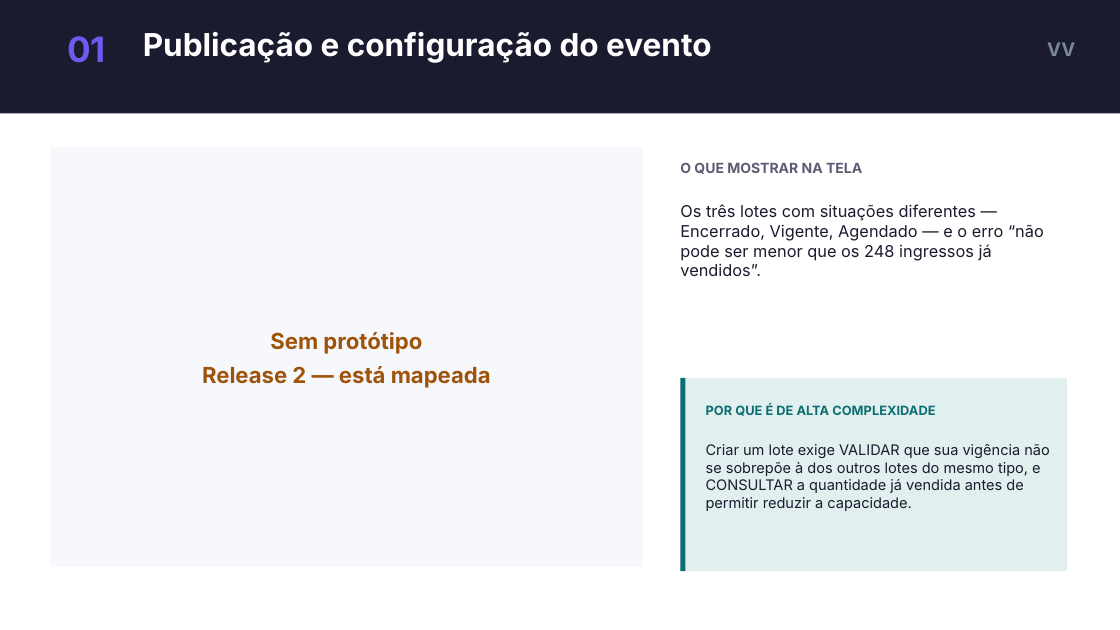
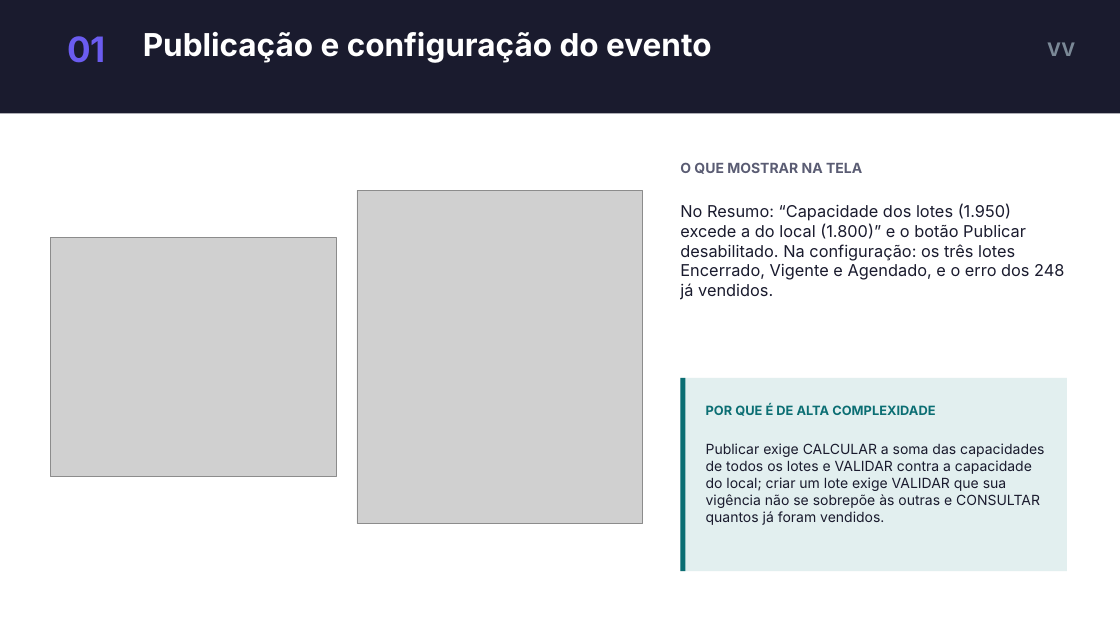
Before and after one commit to dudumalheiros/BilhetePass, a slide deck: slide 5 of docs/slides/BilhetePass-apresentacao.pptx. Drawn at 1120x630 pixels with LibreOffice and Linux fonts; fonts in the diff are those of the drawing; grey boxes stand for pictures. Boxes give left, top, right and bottom in pixels: in the first picture for what was removed or moved away, otherwise in the second. Text is boxed around its words. In the diff, an @@ line names an element or a change of style, - is before the commit and + after.

Commit message:
Adiciona as três telas do organizador e atualiza o deck

```diff
--- a/docs/slides/BilhetePass-apresentacao.pptx
+++ b/docs/slides/BilhetePass-apresentacao.pptx
@@ rectangle removed at (50,147,643,567) @@
@@ picture added at (357,191,643,524) @@
@@ text at (680,204,1064,300): text changed @@
-Os três lotes com situações diferentes — Encerrado, Vigente, Agendado — e o erro “não pode ser menor que os 248 ingressos já vendidos”.
+No Resumo: “Capacidade dos lotes (1.950) excede a do local (1.800)” e o botão Publicar desabilitado. Na configuração: os três lotes Encerrado, Vigente e Agendado, e o erro dos 248 já vendidos.
@@ picture added at (50,237,336,476) @@
@@ text removed at (202,332,491,388) @@
-Sem protótipo
-Release 2 — está mapeada
@@ text at (706,443,1044,525): text changed; size 12.5 to 12 pt @@
-Criar um lote exige VALIDAR que sua vigência não se sobrepõe à dos outros lotes do mesmo tipo, e CONSULTAR a quantidade já vendida antes de permitir reduzir a capacidade.
+Publicar exige CALCULAR a soma das capacidades de todos os lotes e VALIDAR contra a capacidade do local; criar um lote exige VALIDAR que sua vigência não se sobrepõe às outras e CONSULTAR quantos já foram vendidos.
```
Also in this commit, not shown: 9 other slides changed, 3 other files.
